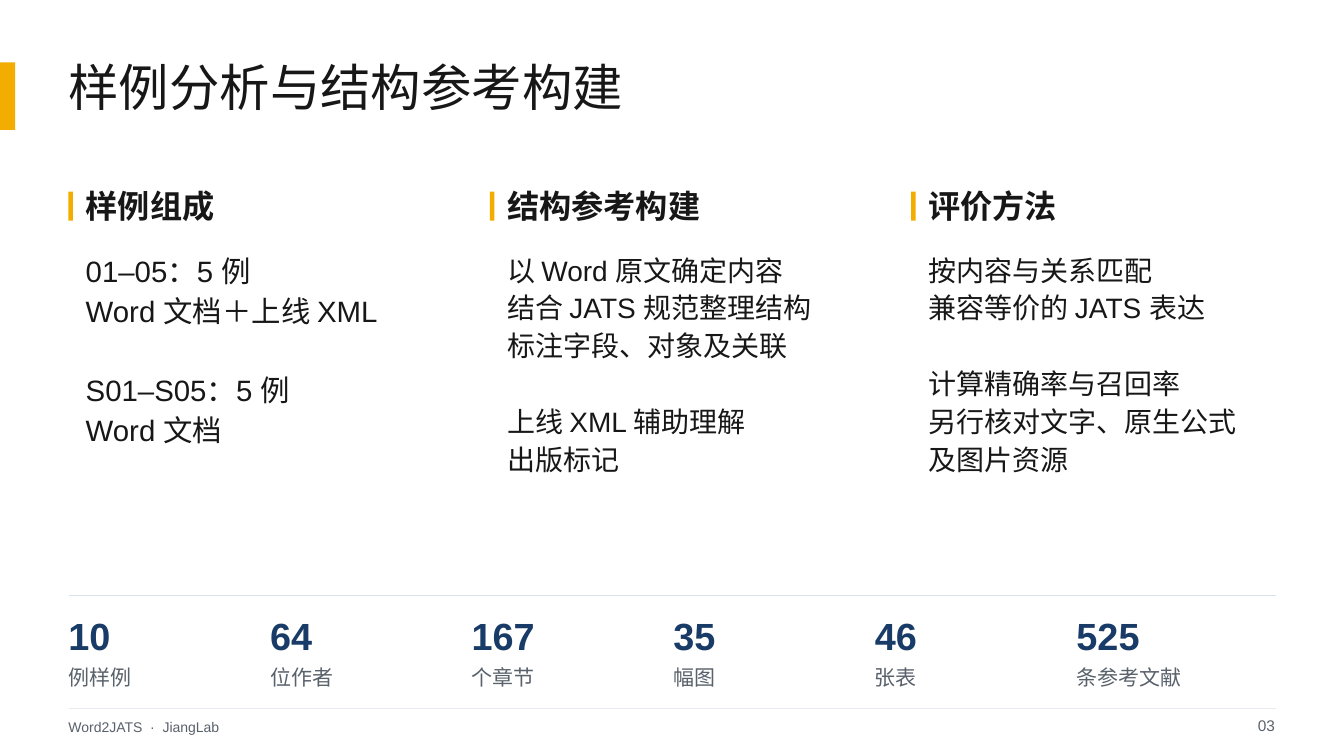
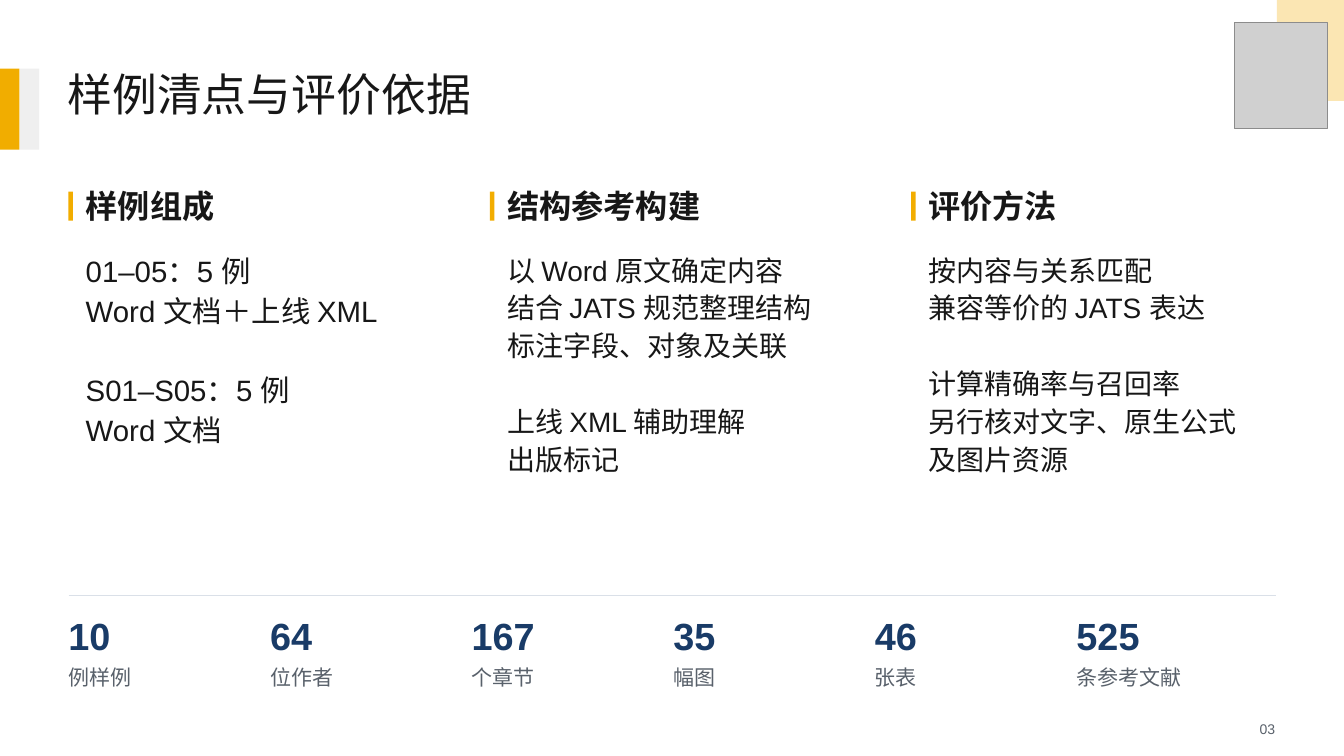
Before and after one commit to Deng-GuiFeng/Word2JATS, a slide deck: slide 3 of 决赛提交/JiangLab-决赛答辩.pptx. Drawn at 1344x756 pixels with LibreOffice and Linux fonts; fonts in the diff are those of the drawing; grey boxes stand for pictures. Boxes give left, top, right and bottom in pixels: in the first picture for what was removed or moved away, otherwise in the second. Text is boxed around its words. In the diff, an @@ line names an element or a change of style, - is before the commit and + after.

Commit message:
fix: restore competition slide template and align finals presentation with original brief

```diff
--- a/决赛提交/JiangLab-决赛答辩.pptx
+++ b/决赛提交/JiangLab-决赛答辩.pptx
@@ picture added at [1235, 22, 1328, 129] @@
@@ freeform shape added at [1277, 0, 1344, 101], fill #FBE6B3 @@
@@ rectangle: place and size @@
-rectangle at [0, 63, 15, 130]
+rectangle at [0, 69, 19, 150]
@@ rectangle at [0, 69, 19, 150]: fill #F2AD00 to #F1AD00 @@
@@ rectangle added at [19, 69, 38, 150], fill #EFEFEF @@
@@ text at [68, 73, 471, 115]: text changed; size 36 to 32 pt @@
-样例分析与结构参考构建
+样例清点与评价依据
@@ line removed from (69, 709) to (1276, 709) @@
@@ text removed at [68, 722, 220, 735] @@
-Word2JATS · JiangLab
@@ text "03" at [1260, 724, 1276, 734]: size 11 to 10 pt; line spacing 13pt to 11.8pt @@
```
Also in this commit, not shown: 11 other slides changed, 1 slide added, 4 other files.
